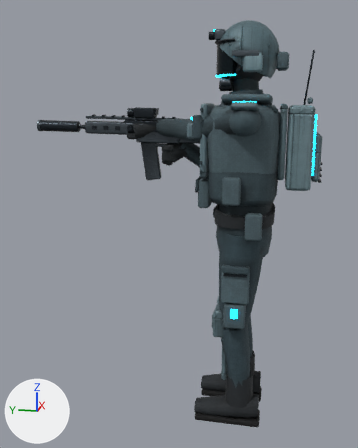
The glTF model godot/assets/models/player.glb, before and after one commit.
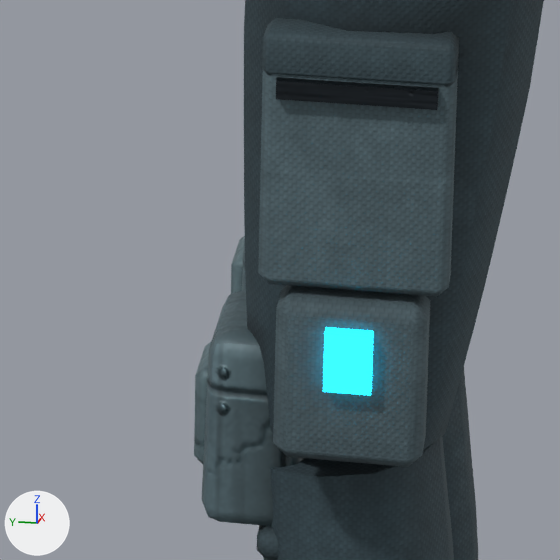
Each version appears first whole from a 50 mm lens placed at (-2.25, -0.14, 1.498), pointed at (0.029, 0.316, 0.929), and next in a close-up on the part from 51% to 74% of the width and 58% to 77% of the height. The lights are fixed; the arrows at lower left show +X, +Y and +Z. The older version's two pictures come first. Vertices at exactly the same position are counted once.

Script lines for the objects in view, before the commit:
```python
me_legl = bpy.data.meshes.new('LegL')
me_legl.from_pydata(...)  # 656 vertices, 1252 faces; spans x -0.134..0.107, y -0.108..0.205, z -0.93..0.017
# faces by material slot: [1032, 12, 196, 12]
me_legl.materials.append(mat_fabric)
me_legl.materials.append(mat_gunmetal)
me_legl.materials.append(mat_armor)
me_legl.materials.append(mat_glow)
me_legr = bpy.data.meshes.new('LegR')
me_legr.from_pydata(...)  # 696 vertices, 1328 faces; spans x -0.107..0.125, y -0.108..0.205, z -0.93..0.017
# faces by material slot: [1076, 56, 196]
me_legr.materials.append(mat_fabric)
me_legr.materials.append(mat_gunmetal)
me_legr.materials.append(mat_armor)
ob_legl = bpy.data.objects.new('LegL', me_legl)
ob_legl.location = (-0.098, 0.0, 0.93)
ob_legr = bpy.data.objects.new('LegR', me_legr)
ob_legr.location = (0.098, 0.0, 0.93)
```
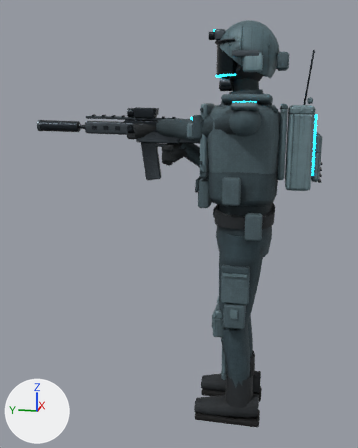
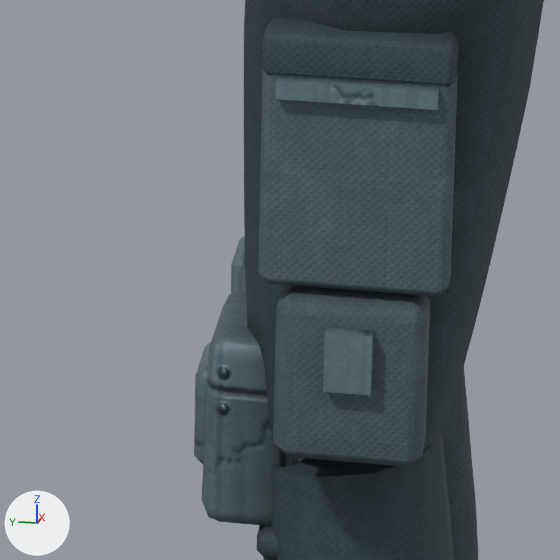
Edits to the bpy script that builds the scene:
```text
Change me_legl:
    where me_legl.from_pydata(...)  # 656 vertices, 1252 faces; spans x -0.134..0.107, y -0.108..0.205, z -0.93..0.017
    used by ob_legl; location = (-0.098, 0.0, 0.93)
    me_legl part 1: all 12 faces that had it switch from mat_gunmetal to mat_armor
    me_legl part 2: all 12 faces that had it switch from mat_glow to mat_armor
    me_legl part 3: 8 faces centred in x -0.121..-0.114, y -0.03..0.07, z -0.161..-0.149 are repainted in the vertex colours; the middle colour goes from greyish blue #485158 to greyish cyan #6c858c
    me_legl part 4: 9 faces centred in x -0.13..-0.122, y 0.005..0.035, z -0.35..-0.31 are repainted in the vertex colours; the middle colour goes from white #ffffff to greyish cyan #769098
    me_legl part 5: 4 faces centred in x -0.124..-0.121, y 0.003..0.07, z -0.161..-0.153 are repainted in the vertex colours; the middle colour goes from greyish blue #768490 to cyan #aed5df
    me_legl part 6: 3 faces centred in x -0.134..-0.13, y 0.015..0.025, z -0.35..-0.323 are repainted in the vertex colours; the middle colour goes from white #ffffff to cyan #a9ced8
```

What differs and where, as boxes [x1, y1, x2, y2] in the close-ups (560 x 560 px):
part 1 of me_legl, recoloured (lighter): [276, 77, 439, 110] in both
part 2 of me_legl, recoloured (darker): [323, 327, 374, 396] in both
part 3 of me_legl, recoloured: [276, 77, 439, 110] in both
part 4 of me_legl, recoloured: [325, 327, 374, 391] in both
part 5 of me_legl, recoloured (lighter): [276, 81, 438, 110] in both
part 6 of me_legl, recoloured (darker): [323, 333, 372, 396] in both
